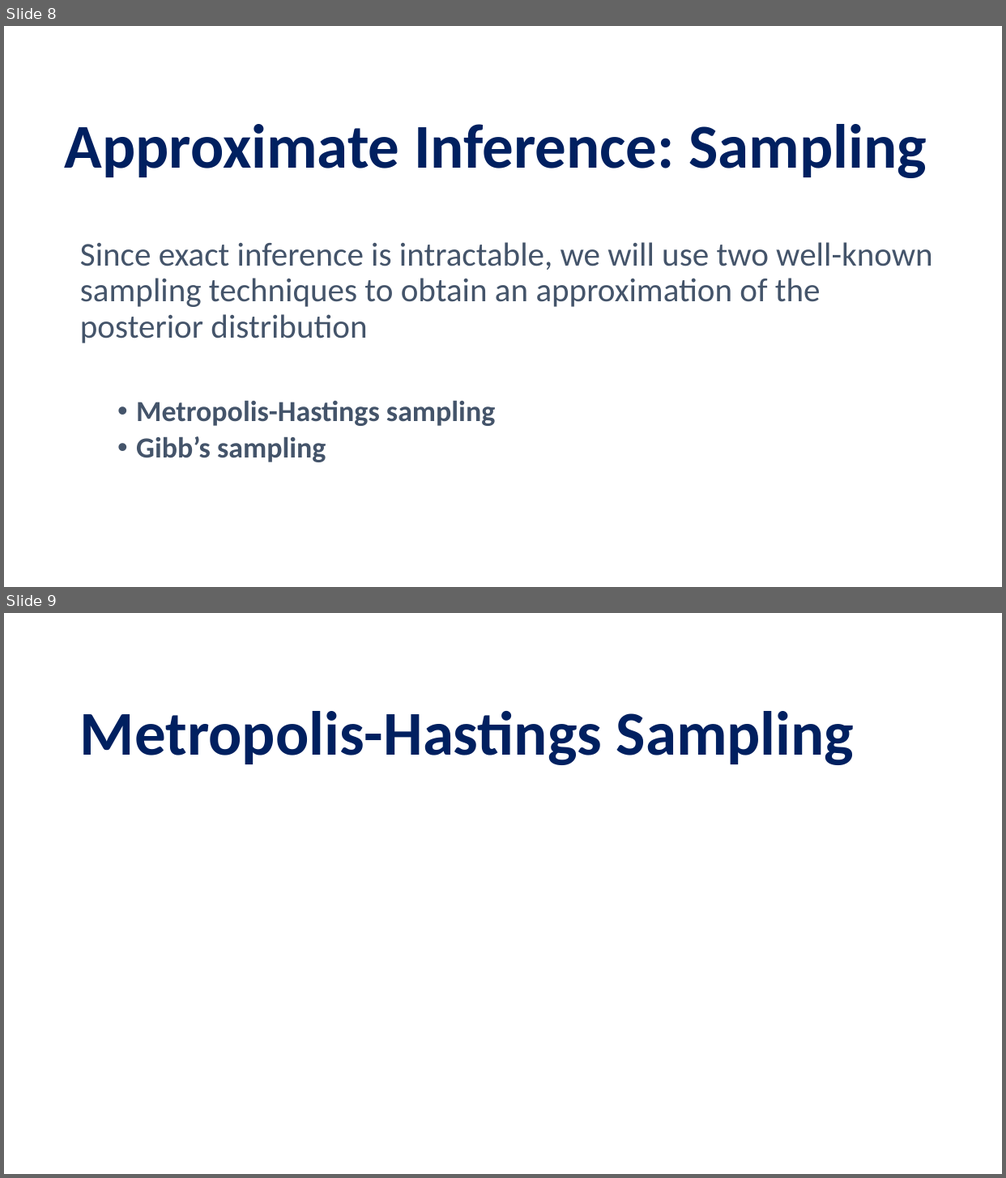
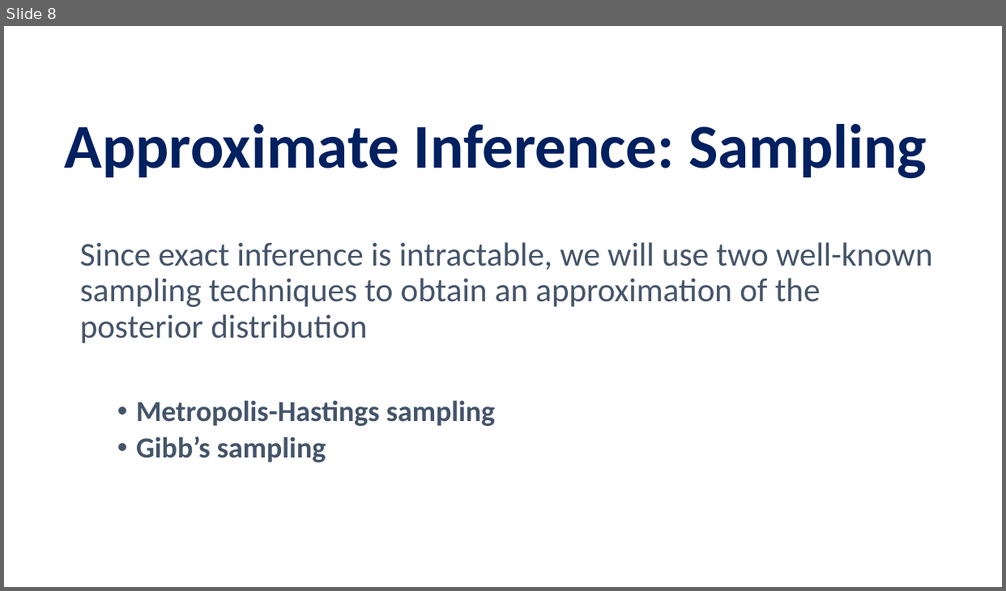
Before and after one commit to pettepiero/Ising-image-denoising, a slide deck: pml.pptm. Shown one above the other, each under a label of ours: slides 8 and 9 before the commit, slide 8 after it. The pictures are 1006x1178 and 1006x591 pixels, drawn with LibreOffice and Linux fonts; fonts in the diff are those of the drawing; grey boxes stand for pictures. Boxes give left, top, right and bottom in pixels: in the first picture for what was removed or moved away, otherwise in the second. Text is boxed around its words. In the diff, an @@ line names an element or a change of style, - is before the commit and + after.

```diff
--- a/pml.pptm
+++ b/pml.pptm
@@ slide 9 removed at (x1=4, y1=613, x2=1002, y2=1174), background #FFFFFF @@
@@ title removed at (x1=80, y1=711, x2=854, y2=765) @@
-Metropolis-Hastings Sampling
```
Also in this commit, not shown: 5 other slides changed, 12 slides added, 8 other slides removed.
